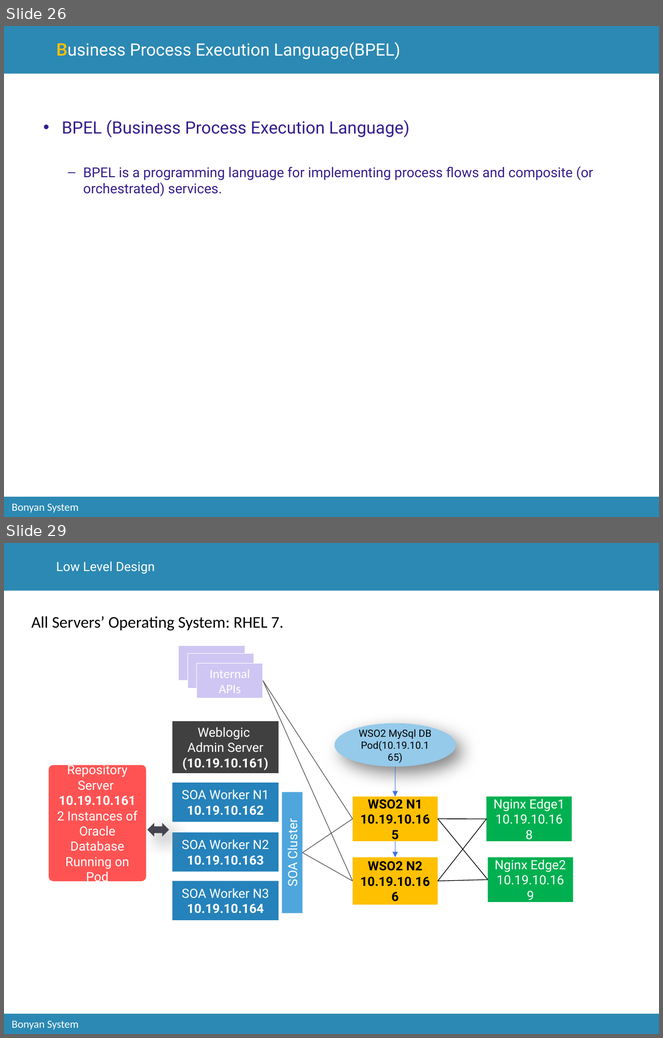
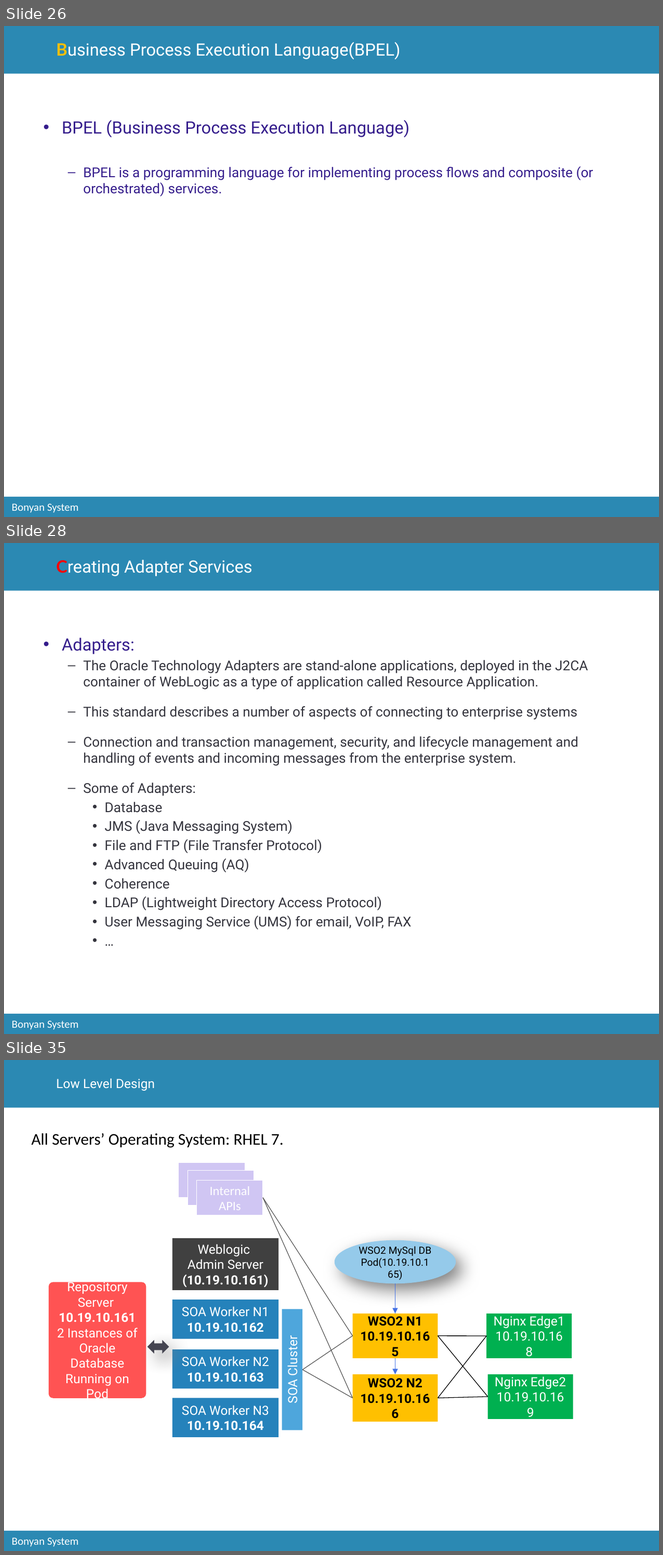
Before and after one commit to catcry/soaTraining, a slide deck: Presentation/soaTrainingPresentation.pptx. Shown one above the other, each under a label of ours: slides 26 and 29 before the commit, slides 26, 28 and 35 after it; the slides between them are not shown. The pictures are 663x1038 and 663x1555 pixels, drawn with LibreOffice and Linux fonts; fonts in the diff are those of the drawing; background and template pictures are left out. Boxes give left, top, right and bottom in pixels: in the first picture for what was removed or moved away, otherwise in the second. Text is boxed around its words. In the diff, an @@ line names an element or a change of style, - is before the commit and + after.

```diff
--- a/Presentation/soaTrainingPresentation.pptx
+++ b/Presentation/soaTrainingPresentation.pptx
@@ slide 28 added at <box>4,543,659,1034</box>, background #FFFFFF; not listed: 3 template elements that a slide beside it also shows @@
@@ title added at <box>56,560,252,576</box>, 18.8 pt, text #FFFFFF @@
+Creating Adapter Services
@@ text added at <box>62,638,588,930</box>, 15 pt, text #34343D @@
+• Adapters:
+  – The Oracle Technology Adapters are stand-alone applications, deployed in the J2CA container of WebLogic as a type of application called Resource Application.
+  – This standard describes a number of aspects of connecting to enterprise systems
+  – Connection and transaction management, security, and lifecycle management and handling of events and incoming messages from the enterprise system.
+  – Some of Adapters:
+    • Database
+    • JMS (Java Messaging System)
+    • File and FTP (File Transfer Protocol)
+    • Advanced Queuing (AQ)
+    • Coherence
+    • LDAP (Lightweight Directory Access Protocol)
+    • User Messaging Service (UMS) for email, VoIP, FAX
+    • …
@@ what was slide 29 is now slide 35 @@
```
Also in this commit, not shown: 2 slides changed, 5 other slides added, 2 other files.
